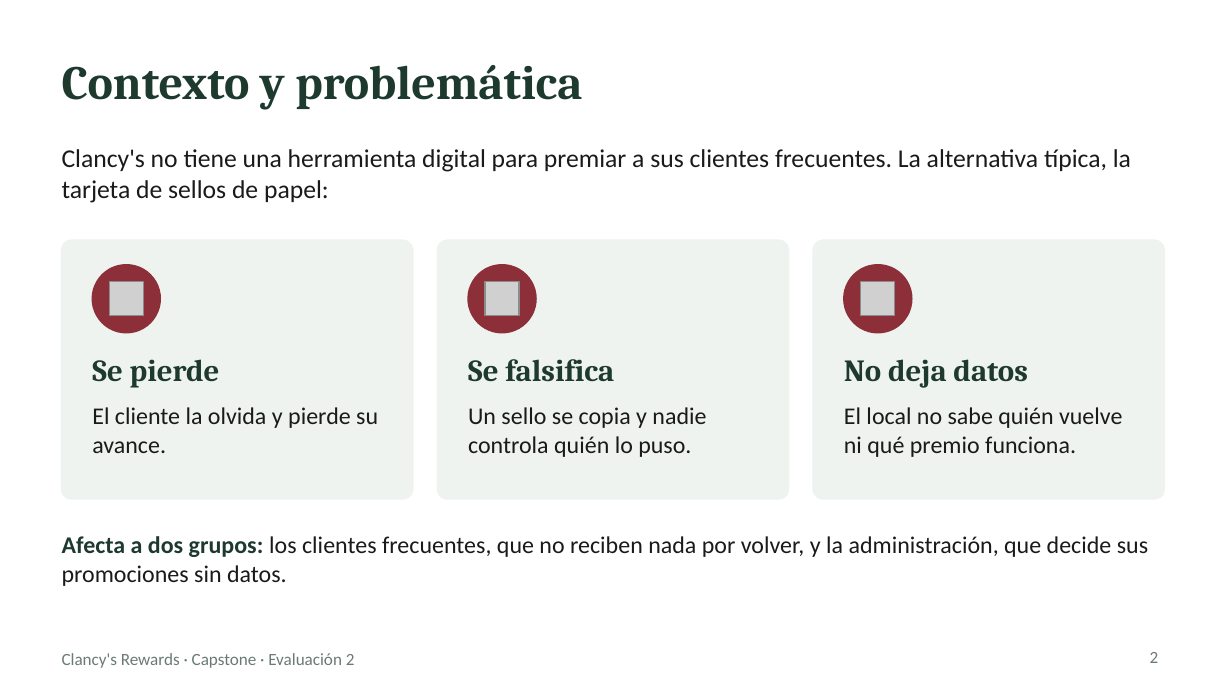
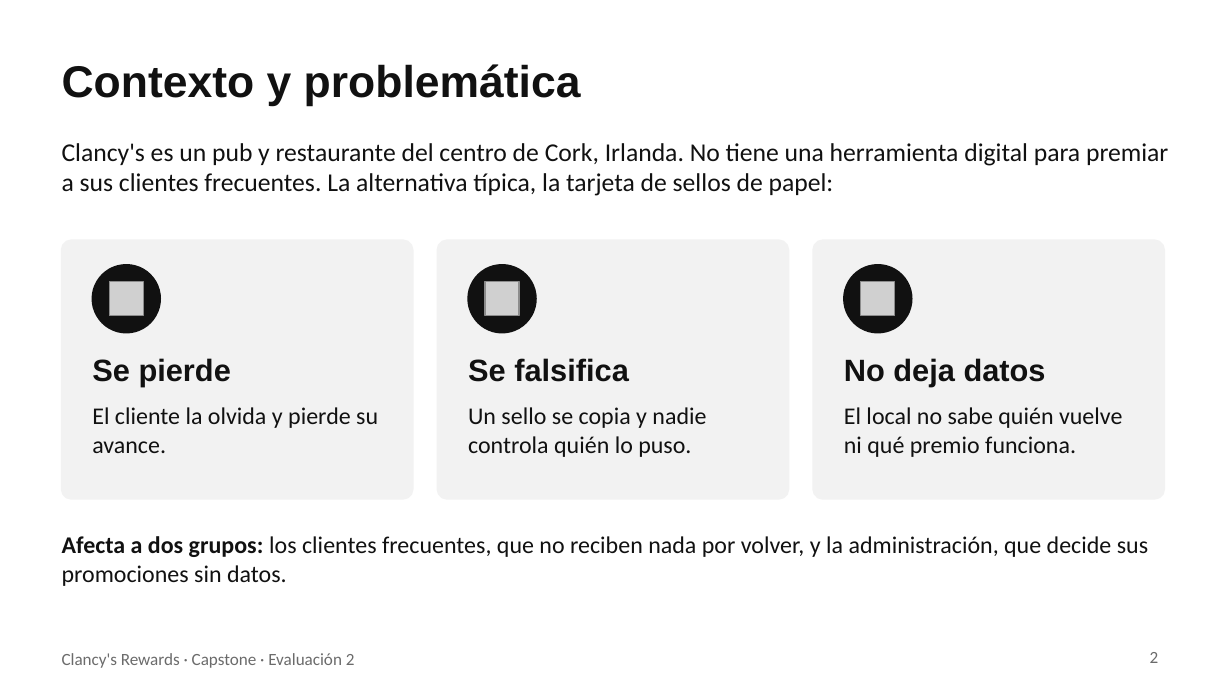
Before and after one commit to 44ndy/clancys-rewards, a slide deck: slide 2 of Fase 2/Evidencias Proyecto/Presentación Proyecto.pptx. Drawn at 1232x693 pixels with LibreOffice and Linux fonts; fonts in the diff are those of the drawing; grey boxes stand for pictures. Boxes give left, top, right and bottom in pixels: in the first picture for what was removed or moved away, otherwise in the second. Text is boxed around its words. In the diff, an @@ line names an element or a change of style, - is before the commit and + after.

```diff
--- a/Fase 2/Evidencias Proyecto/Presentación Proyecto.pptx
+++ b/Fase 2/Evidencias Proyecto/Presentación Proyecto.pptx
@@ title "Contexto y problemática" at (x1=62, y1=64, x2=581, y2=107): size 28 to 26 pt, font Cambria to Arial, text colour #1E3A2F to #111111 @@
@@ text at (x1=62, y1=143, x2=1168, y2=196): text changed; text colour #1A1A1A to #111111 @@
-Clancy's no tiene una herramienta digital para premiar a sus clientes frecuentes. La alternativa típica, la tarjeta de sellos de papel:
+Clancy's es un pub y restaurante del centro de Cork, Irlanda. No tiene una herramienta digital para premiar a sus clientes frecuentes. La alternativa típica, la tarjeta de sellos de papel:
@@ fill #EEF3EF to #F2F2F2; outline #EEF3EF 1 pt to #F2F2F2 1 pt in 3 elements at (x1=62, y1=240, x2=413, y2=499), (x1=437, y1=240, x2=788, y2=499), (x1=813, y1=240, x2=1164, y2=499) @@
@@ fill #8C2F39 to #111111; outline #8C2F39 1 pt to #111111 1 pt in 3 elements at (x1=92, y1=265, x2=160, y2=333), (x1=468, y1=265, x2=536, y2=333), (x1=844, y1=265, x2=912, y2=333) @@
@@ font Cambria to Arial, text colour #1E3A2F to #111111 in 3 elements at (x1=92, y1=358, x2=231, y2=387), (x1=468, y1=358, x2=629, y2=382), (x1=844, y1=358, x2=1046, y2=387) @@
@@ text "Afecta a dos grupos: los ..." at (x1=62, y1=536, x2=1148, y2=586): text colour #1E3A2F to #111111 in "Afecta a dos grupos:"; text colour #1A1A1A to #111111 in "los clientes frecuentes, que no reciben nada ..." @@
@@ text "Clancy's Rewards · Capstone · ..." at (x1=62, y1=653, x2=355, y2=668): text colour #6B7B73 to #6B6B6B @@
@@ page number at (x1=1150, y1=652, x2=1159, y2=663): text colour #6B7B73 to #6B6B6B @@
```
Also in this commit, not shown: 7 other slides changed, 3 slides added, 1 slide removed, 1 other file.
